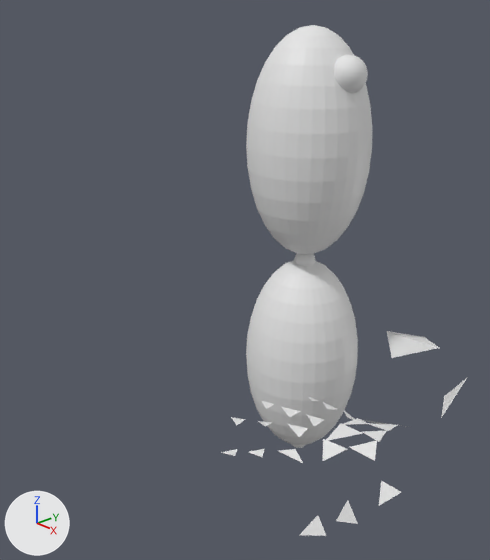
The Blender file 2boneRigUpdate.blend: old version first, new version second.
Rendered twice from a 50 mm lens placed at (7.43, -8.05, 5.77), pointed at (0.78, -2.08, 2.23). Every picture has the same lights, and +X, +Y and +Z are marked at lower left.

Names of what the first picture shows: 'J1', 'J2', 'Sphere', 'Sphere.001', 'ball', 'xfObjectA'.
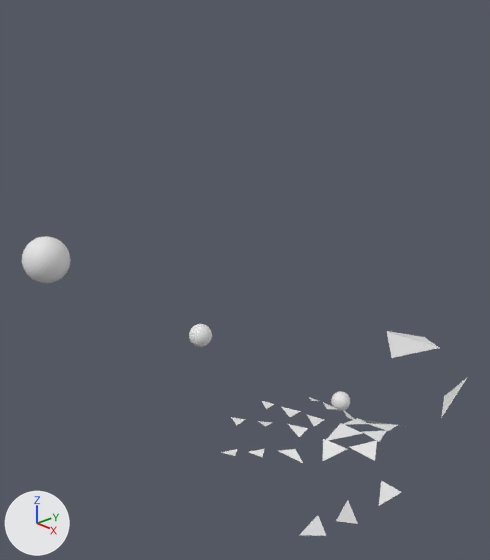
Location of each change, (x1, y1, x2, y2) in pixels of the pictures (490 x 560 px):
'Sphere.001', hidden: before (246, 25, 372, 255)
'Sphere', hidden: before (246, 260, 358, 445)
'ball', moved: before (334, 55, 368, 93); after (22, 237, 71, 283)
'J2', moved: before (294, 253, 315, 266); after (189, 324, 212, 347)
'J1', moved: before (292, 444, 305, 448); after (331, 391, 350, 411)

Edits to the bpy script that builds the scene:
```text
Change ob_sphere:
    ob_sphere.location: (0.0, 0.0, 0.0) -> (0.11, -0.71, -0.03)
    ob_sphere.rotation_euler: (0.0, 0.0, 0.0) -> (0.934, -0.159, -0.0805)  # degrees (0, 0, 0) -> degrees (54, -9.1, -4.6)
    add ob_sphere.hide_set(True)
Change ob_sphere_001:
    ob_sphere_001.location: (0.0, 0.0, 3.76) -> (-0.48, -3.7, 2.18)
    ob_sphere_001.rotation_euler: (0.0, 0.0, 0.0) -> (0.934, -0.159, -0.0805)  # degrees (0, 0, 0) -> degrees (54, -9.1, -4.6)
    add ob_sphere_001.hide_set(True)
Change ob_ball:
    ob_ball.location: (0.73, 0.0, 4.89) -> (0.05, -4.65, 2.96)
Change ob_j1:
    ob_j1.location: (0.0, 0.0, -1.78) -> (0.39, 0.7, -1.08)
Change ob_j2:
    ob_j2.location: (0.0, 0.0, 1.81) -> (-0.18, -2.15, 1.03)
```
